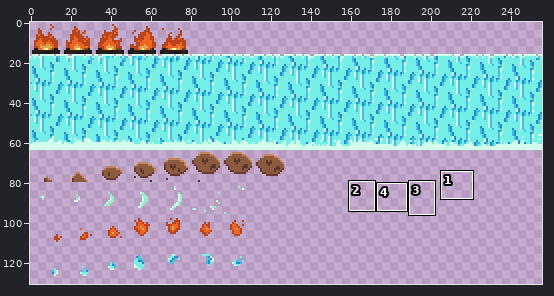
Two states of a pixel-art file, Assets/Kristin´s Assets/Sprites/Elements.aseprite. The picture above shows the old version from afar; the outline marks the close-up.
Close-up. Earlier state:
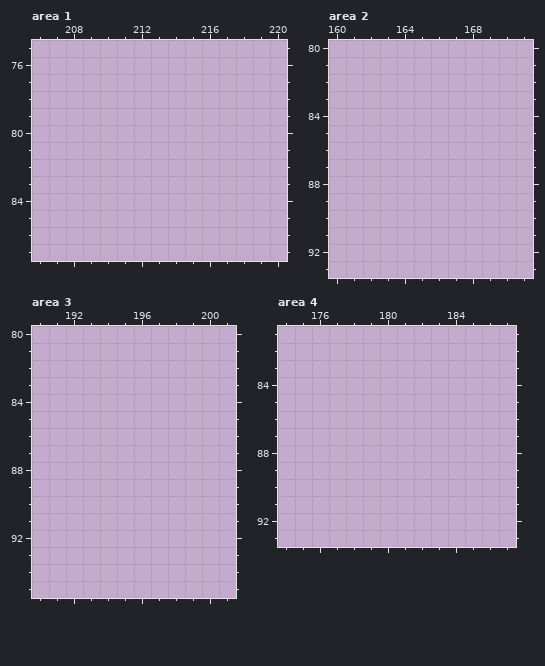
256x256 pixels, 1 frame. Shown: area 1: x 206..220, y 75..87; area 2: x 160..171, y 80..93; area 3: x 190..201, y 80..95; area 4: x 174..187, y 81..93. The wide view leaves out empty margins. The commit also changed other parts of the picture, which this record leaves out.
Once edited:
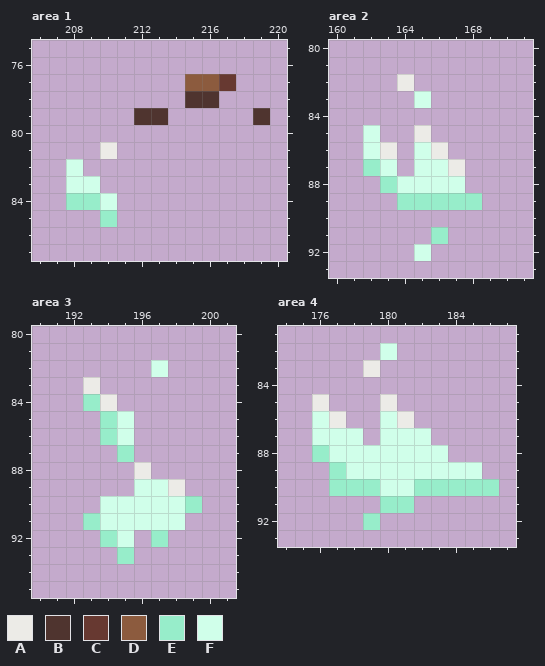
Palette (. is transparent): A #ecebe7  B #4f342f  C #673931  D #8c5b3e  E #97edca  F #d0ffea
Changes in this commit:
--- area 1
@@ x 206..220 @@
 76 ...............
-77 ...............
-78 ...............
-79 ...............
+77 .........DDC...
+78 .........BB....
+79 ......BB.....B.
 80 ...............
-81 ...............
-82 ...............
-83 ...............
-84 ...............
-85 ...............
+81 ....A..........
+82 ..F............
+83 ..FF...........
+84 ..EEF..........
+85 ....E..........
 86 ...............
--- area 2
@@ x 160..171 @@
 81 ............
-82 ............
-83 ............
+82 ....A.......
+83 .....F......
 84 ............
-85 ............
-86 ............
-87 ............
-88 ............
-89 ............
+85 ..F..A......
+86 ..FA.FA.....
+87 ..EF.FFA....
+88 ...EFFFF....
+89 ....EEEEE...
 90 ............
-91 ............
-92 ............
+91 ......E.....
+92 .....F......
 93 ............
--- area 3
@@ x 190..201 @@
 81 ............
-82 ............
-83 ............
-84 ............
-85 ............
-86 ............
-87 ............
-88 ............
-89 ............
-90 ............
-91 ............
-92 ............
-93 ............
+82 .......F....
+83 ...A........
+84 ...EA.......
+85 ....EF......
+86 ....EF......
+87 .....E......
+88 ......A.....
+89 ......FFA...
+90 ....FFFFFE..
+91 ...EFFFFF...
+92 ....EF.E....
+93 .....E......
 94 ............
--- area 4
@@ x 174..187 @@
 81 ..............
-82 ..............
-83 ..............
+82 ......F.......
+83 .....A........
 84 ..............
-85 ..............
-86 ..............
-87 ..............
-88 ..............
-89 ..............
-90 ..............
-91 ..............
-92 ..............
+85 ..A...A.......
+86 ..FA..FA......
+87 ..FFF.FFF.....
+88 ..EFFFFFFF....
+89 ...EFFFFFFFF..
+90 ...EEEFFEEEEE.
+91 ......EE......
+92 .....E........
 93 ..............
Where, in picture pixels (left, top, right, bottom), the same in both close-ups:
added: (66, 74, 270, 227)
added: (363, 74, 482, 261)
added: (83, 360, 202, 564)
added: (312, 343, 499, 530)
